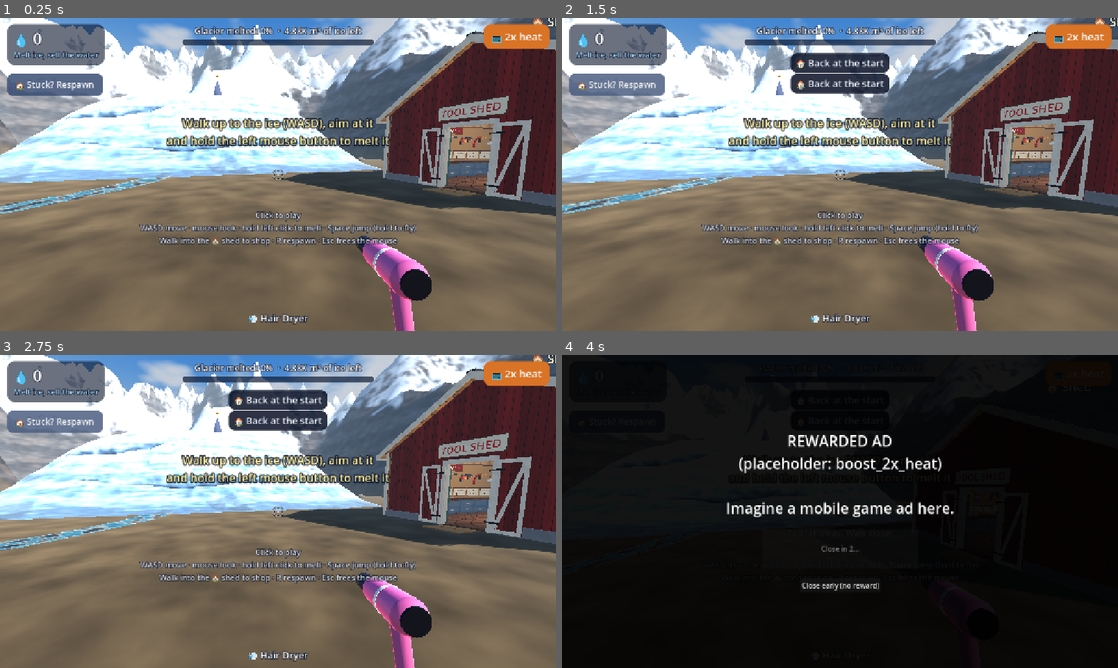
Above: before the commit, frames 1-4 (two rows, left to right).
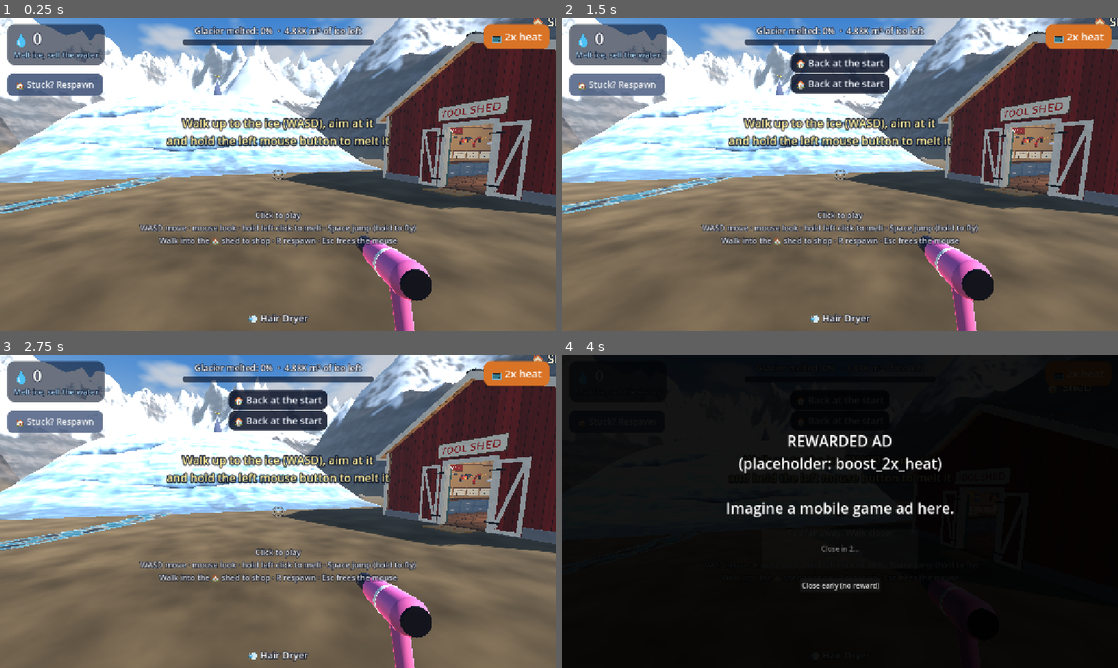
Above: after the commit, the same moments.

Repository: alexanderjcurry/melt-a-glacier
Game: Godot game, scene res://scenes/world.tscn
Two runs of this game, one before a commit and one after it. Both use one fixed random seed, a clock stepped at 60 frames per second and the inputs below.
Inputs (mouse positions are in pixels of both pictures, inside the frame that each line leads up to):
- Up to frame 1 (0.25 s): no input
- Up to frame 2 (1.5 s): click "🏠 Stuck? Respawn" at 0.5 s; click "🏠 Stuck? Respawn" at 1.25 s
- Up to frame 3 (2.75 s): click "🏠 Stuck? Respawn" at 2 s
- Up to frame 4 (4 s): click "📺 2x heat" at 2.75 s; tap Enter at 3.5 s; move the mouse to (962, 495) at 3.52 s; hold D from 3.53 s (still down); tap R at 3.6 s; click (962, 495) at 3.67 s; tap Space at 3.77 s

The runs differ from the first frame. In frame 1, 3.7% of the frame differs, in the area x 0-64%, y 0-41%; in frame 2, 3.0%; in frame 3, 3.0%; in frame 4, less than 0.1%.

Commit message:
Room to walk all the way round the glacier
The invisible wall stopped you 2.5 m before the back of the glacier, and
the back mountains sat right against it. The back wall and the mountains
are now 8 m further back, leaving a path about 6 m wide behind the ice,
like the ones down the sides.

- levels.gd: valley back_z -29.5 -> -37.5 (the glacier itself is unchanged)
- world.gd: where you can walk now comes from the level's valley
- helpers.gd: Kevin's hollow moves back with the mountains, clear of the path
- smoke test walks from the back-left corner to the back-right corner

Co-Authored-By: Claude Opus 5.5 <noreply@anthropic.com>
Claude-Session: https://claude.ai/code/session_01P4SSbJZGduGvCRu26ajnHp

Diff:
--- a/scripts/helpers.gd
+++ b/scripts/helpers.gd
@@ -7,7 +7,7 @@
 
 const WALKER_TYPES := [0, 1]           # indices into Balance.HELPERS that walk
 const VOLCANO_TYPE := 2
-const VOLCANO_POS := Vector3(-27.0, 13.0, -38.0)
+const VOLCANO_POS := Vector3(-30.0, 13.0, -47.0)   # in his hollow, clear of the path behind the glacier
 const WALK_SPEED := [1.2, 0.95]        # m/s, per walker type
 # Their heat lands in a few small, shallow spots scattered around them (the
 # sauna crew's hot stones warm a wide circle), so the ice wears down a little
--- a/scripts/levels.gd
+++ b/scripts/levels.gd
@@ -13,7 +13,7 @@
 		"height": 8.3,              # thickness in the middle, behind full_z
 		"half_width_back": 15.6,
 		"half_width_snout": 12.5,
-		"back_z": -28.5,            # where it disappears into the back mountains
+		"back_z": -28.5,            # its back end (the valley floor goes on behind it)
 		"full_z": -12.0,            # full thickness behind this line
 		"snout_z": 4.6,             # the toe of the glacier
 		"bumps": 0.55,              # metres of lumpiness
@@ -22,7 +22,7 @@
 	# everywhere else (see Scenery). Distances in metres.
 	"valley": {
 		"half_width": 22.5,       # the side walls start just past where you can walk (x = ±21)
-		"back_z": -29.5,          # the back wall, where the glacier comes down from
+		"back_z": -37.5,          # the back wall: the glacier ends at -29.5, so you can walk round it
 		"front_z": 64.0,          # the valley floor ends here (the lake reaches further)
 		"flare_z": 21.0,          # past here the valley opens out toward the lake
 		"flare": 1.0,             # metres wider per metre further out
--- a/scripts/player.gd
+++ b/scripts/player.gd
@@ -13,7 +13,7 @@
 const ICE_LAYER := 2
 
 var grid: IceField
-var bounds_min := Vector3(-21.0, -1.0, -27.0)
+var bounds_min := Vector3(-21.0, -1.0, -36.0)   # where you can walk (the world sets these from the level)
 var bounds_max := Vector3(21.0, 80.0, 20.0)
 
 # Set by the controls every frame.
--- a/scripts/world.gd
+++ b/scripts/world.gd
@@ -98,6 +98,10 @@
 
 	player = Player.new()
 	player.grid = grid
+	# You can walk anywhere on the valley floor, all the way round the glacier.
+	var v: Dictionary = level.valley
+	player.bounds_min = Vector3(-(float(v.half_width) - 1.5), -1.0, float(v.back_z) + 1.5)
+	player.bounds_max = Vector3(float(v.half_width) - 1.5, 80.0, 20.0)
 	add_child(player)
 	var pos := GameState.player_pos if GameState.player_pos.is_finite() else SPAWN
 	pos.x = clampf(pos.x, player.bounds_min.x + 0.5, player.bounds_max.x - 0.5)
--- a/tests/screenshots.gd
+++ b/tests/screenshots.gd
@@ -117,7 +117,7 @@
 	# Kevin, seen from the back corner of the valley.
 	player.position = Vector3(-16.0, 9.0, -20.0)
 	player.velocity = Vector3.ZERO
-	_aim_at(player, Vector3(-27.0, 7.0, -38.0))
+	_aim_at(player, Vector3(-30.0, 7.0, -47.0))
 	await _frames(3)
 	await _shot("04d_kevin")
 
--- a/tests/smoke_test.gd
+++ b/tests/smoke_test.gd
@@ -209,6 +209,14 @@
 	await _frames(1)
 	check(player.position.distance_to(world.SPAWN) > 3.0, "letting go of Space doesn't press the Respawn button (PC)")
 	world.hud.set_touch_mode(true)
+
+	# --- You can walk all the way round the glacier, behind it too.
+	player.respawn(Vector3(-19.0, 0.0, -34.5), -PI / 2.0)   # back left corner, facing +x
+	player.move_input = Vector2(0, 1)
+	for _i in 720:
+		player._move(1.0 / 60.0)
+	player.move_input = Vector2.ZERO
+	check(player.position.x > 19.0, "walked all the way behind the glacier (to x=%.1f)" % player.position.x)
 
 	# --- The shed: walk in through the door, look at things and buy them.
 	gs.grant_water(1e6)
